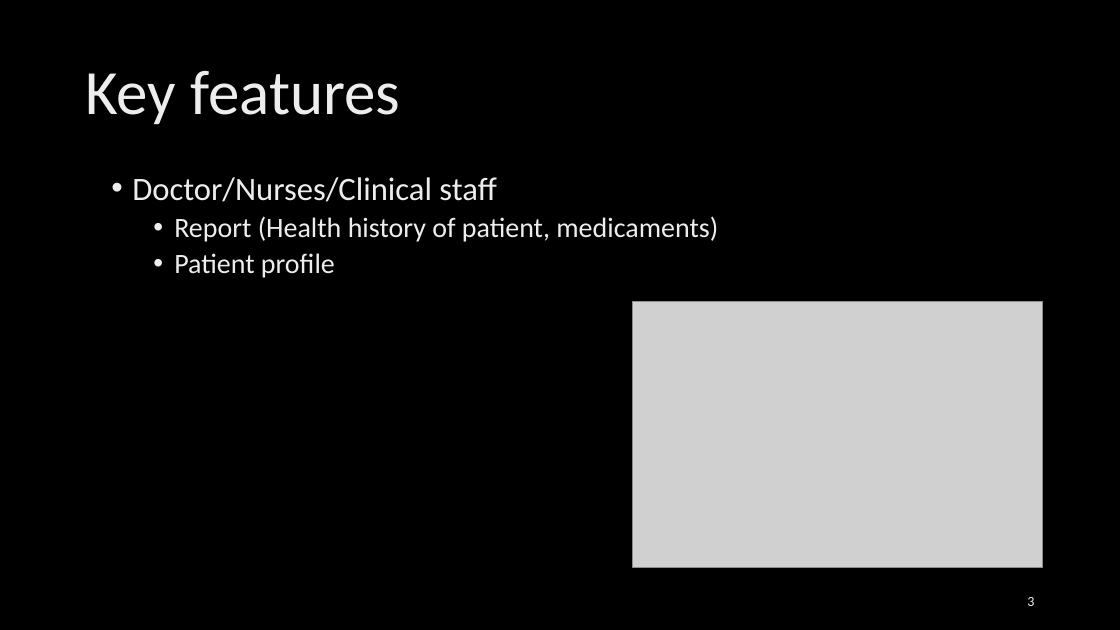
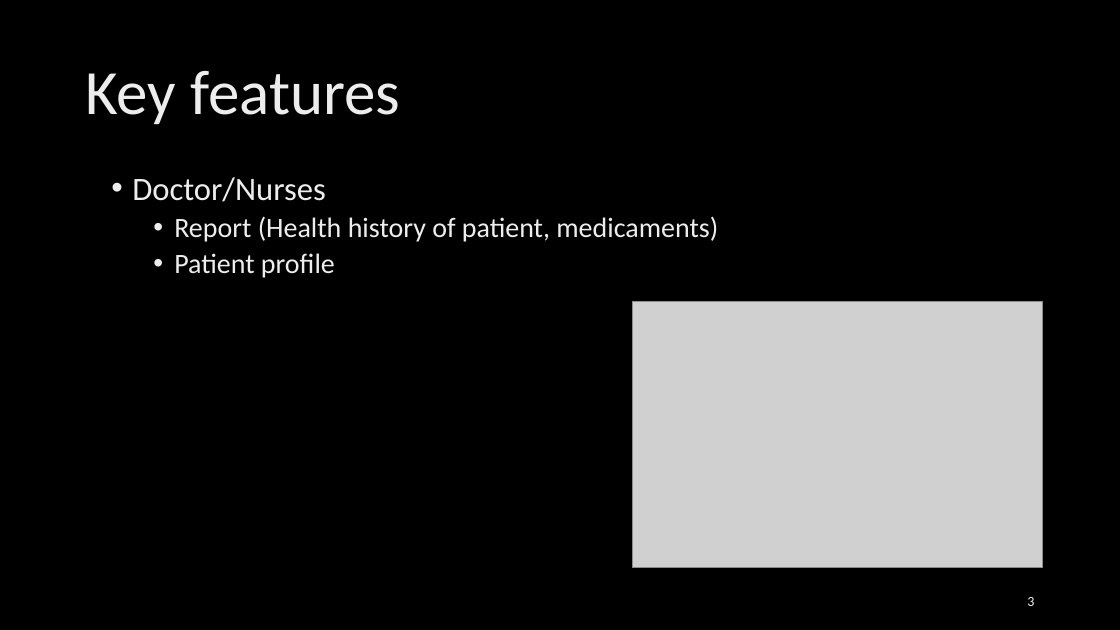
Before and after one commit to wyssp8/BTI7081-Software-Engineering-and-Design, a slide deck: slide 3 of src/DOC/task01/CS1_task01_First-Analysis-v2.pptx. Drawn at 1120x630 pixels with LibreOffice and Linux fonts; fonts in the diff are those of the drawing; grey boxes stand for pictures; background and template pictures are left out. Boxes give left, top, right and bottom in pixels: in the first picture for what was removed or moved away, otherwise in the second. Text is boxed around its words. In the diff, an @@ line names an element or a change of style, - is before the commit and + after.

```diff
--- a/src/DOC/task01/CS1_task01_First-Analysis-v2.pptx
+++ b/src/DOC/task01/CS1_task01_First-Analysis-v2.pptx
@@ text at box(132, 177, 326, 202): text changed @@
-• Doctor/Nurses/Clinical staff
+• Doctor/Nurses
```
Also in this commit, not shown: 1 other slide changed.
